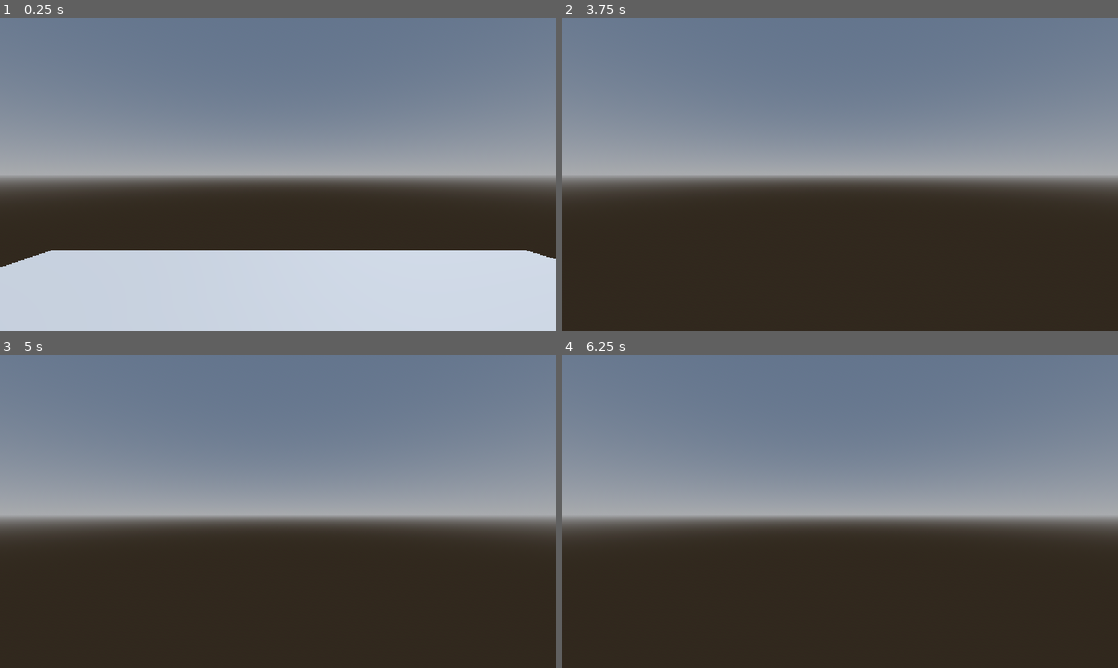
Above: before the commit, frames 1-4 (two rows, left to right).
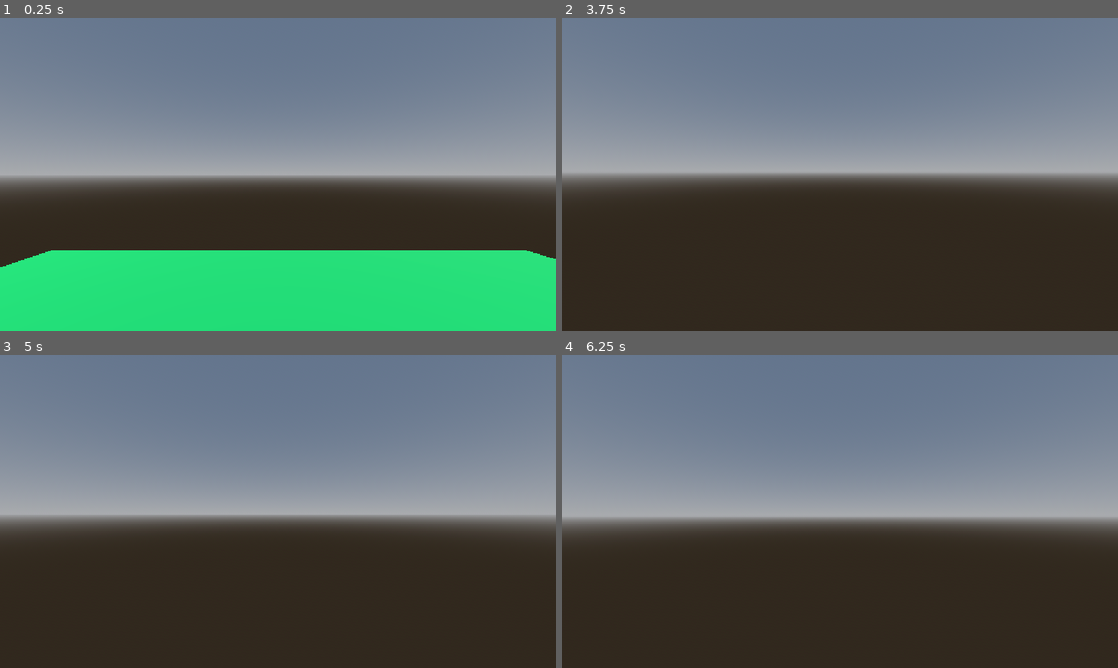
Above: after the commit, the same moments.

Repository: socialhi2/First-Person-Moba
Game: Godot game, scene res://Map/Spawn.tscn
Same seed, same stepped clock (60 frames per second), same inputs: the game is played once before the commit and once after it.
Inputs (mouse positions are in pixels of both pictures, inside the frame that each line leads up to):
- Up to frame 1 (0.25 s): no input
- Up to frame 2 (3.75 s): move the mouse to (867, 174) at 0.52 s; hold Shift (Run) 0.53-1.28 s; hold W (Forward) from 0.53 s (still down); tap Space (Jump) at 0.77, 0.8, 1.07, 1.35, 1.52, 1.82, 2.3, 2.75, 3.02, 3.32 s; move the mouse to (812, 174) at 1.27 s; tap Shift (Run) at 1.55, 2.85 s; tap Enter at 2, 3.5 s; move the mouse to (851, 168) at 2.02 s; hold Shift (Run) 2.03-2.78 s; move the mouse to (834, 180) at 2.77 s; move the mouse to (878, 177) at 3.52 s; hold Space (Jump) from 3.53 s (still down)
- Up to frame 3 (5 s): keep holding W (Forward); move the mouse to (233, 508) at 4.27 s; release Space (Jump) at 4.28 s; tap Shift (Run) at 4.35 s; tap Space (Jump) at 4.52, 4.82 s
- Up to frame 4 (6.25 s): tap Enter at 5 s; move the mouse to (845, 511) at 5.02 s; hold Shift (Run) 5.03-5.78 s; tap Space (Jump) at 5.3, 5.75, 5.85, 6.02 s; move the mouse to (817, 505) at 5.77 s; release W (Forward) at 5.78 s; hold D (Right) from 5.78 s (still down); tap Shift (Run) at 6.05 s

The runs differ from the first frame. In frame 1, 25% of the frame differs, in the area x 0-100%, y 74-100%; in frame 2, 1.4%; in frame 3, less than 0.1%; in frame 4, less than 0.1%.

Commit message:
Organizing Playermovement
Changes:
- Separated values to make default values easier to config
- Moved script files for easier management and for classes to be added in the future

Diff:
--- a/king's-avatar-first-person/Map/Spawn.tscn
+++ b/king's-avatar-first-person/Map/Spawn.tscn
@@ -14,10 +14,17 @@
 sky = SubResource("Sky_e7k74")
 glow_enabled = true
 
+[sub_resource type="StandardMaterial3D" id="StandardMaterial3D_k53q1"]
+albedo_color = Color(3.8023293e-06, 0.6071096, 0.29368517, 1)
+
 [sub_resource type="BoxMesh" id="BoxMesh_y8xgx"]
 
 [sub_resource type="ConvexPolygonShape3D" id="ConvexPolygonShape3D_8lxpv"]
 points = PackedVector3Array(0.5, 0.5, 0.5, 0.5, 0.5, -0.5, -0.5, 0.5, 0.5, 0.5, -0.5, 0.5, 0.5, -0.5, -0.5, -0.5, 0.5, -0.5, -0.5, -0.5, 0.5, -0.5, -0.5, -0.5)
+
+[sub_resource type="BoxMesh" id="BoxMesh_reab8"]
+
+[sub_resource type="BoxShape3D" id="BoxShape3D_6mt0n"]
 
 [node name="Spawn" type="Node3D" unique_id=2005068762]
 
@@ -30,6 +37,7 @@
 
 [node name="MeshInstance3D" type="MeshInstance3D" parent="." unique_id=334315282]
 transform = Transform3D(11.535565, 0, 0, 0, 1, 0, 0, 0, 10.03622, 0, 0, 0)
+material_override = SubResource("StandardMaterial3D_k53q1")
 mesh = SubResource("BoxMesh_y8xgx")
 
 [node name="StaticBody3D" type="StaticBody3D" parent="MeshInstance3D" unique_id=167639683]
@@ -37,5 +45,14 @@
 [node name="CollisionShape3D" type="CollisionShape3D" parent="MeshInstance3D/StaticBody3D" unique_id=1649034702]
 shape = SubResource("ConvexPolygonShape3D_8lxpv")
 
+[node name="MeshInstance3D2" type="MeshInstance3D" parent="MeshInstance3D" unique_id=453458972]
+transform = Transform3D(0.34628075, 0, 0, 0, 1, 0, 0, 0, 0.09963911, 0, 0.9916812, 0.2864381)
+mesh = SubResource("BoxMesh_reab8")
+
+[node name="StaticBody3D" type="StaticBody3D" parent="MeshInstance3D/MeshInstance3D2" unique_id=1320494336]
+
+[node name="CollisionShape3D" type="CollisionShape3D" parent="MeshInstance3D/MeshInstance3D2/StaticBody3D" unique_id=1995430466]
+shape = SubResource("BoxShape3D_6mt0n")
+
 [node name="Player" parent="." unique_id=466546170 instance=ExtResource("1_e7k74")]
 transform = Transform3D(1, 0, 0, 0, 1, 0, 0, 0, 1, -0.26193, 0.9343643, -0.07207093)
--- /dev/null
+++ b/king's-avatar-first-person/Player/Classes/PlayerCameraRotationData.gd
@@ -0,0 +1,8 @@
+extends Resource
+class_name PlayerCameraData
+# This is user defined sensitivity
+@export var user_sensitivity = 1
+# Mouse sensitivity is low to have finer control over user mouse rotation
+var mouse_sensitivity = 0.10
+var rotation_x: float = 0.0
+var rotation_y: float = 0.0
--- /dev/null
+++ b/king's-avatar-first-person/Player/Classes/PlayerMovementData.gd
@@ -0,0 +1,7 @@
+extends Resource
+class_name PlayerMovementData
+
+@export var default_speed: float = 2.5
+@export var speed: float = 0.0
+@export var running_speed_multiplier: float = 2
+@export var JUMP_VELOCITY: float = 4.5
--- a/king's-avatar-first-person/Player/player.gd
+++ b/king's-avatar-first-person/Player/player.gd
@@ -1,21 +1,11 @@
 extends CharacterBody3D
 
-
-const default_speed = 5.0
-const JUMP_VELOCITY = 3
-
 # Variables to use
+@export var movement_data: PlayerMovementData
+@export var camera_data: PlayerCameraData
 # @export lets you have control on the right panel
 @export var camera : Camera3D
-# This is user defined sensitivity
-@export var user_sensitivity = 0
-# Mouse sensitivity is low to have finer control over user mouse rotation
-var mouse_sensitivity = 0.10
-var rotation_x := 0
-var rotation_y := 0
 
-# Player
-var speed
 
 
 # Starts upon script running
@@ -30,32 +20,32 @@
 
 	# Handle running
 	if Input.is_action_pressed("Run") and is_on_floor():
-		speed = default_speed * 2
+		movement_data.speed = movement_data.default_speed * movement_data.running_speed_multiplier
 	else:
-		speed = default_speed
+		movement_data.speed = movement_data.default_speed
 	# Handle jump.
 	if Input.is_action_pressed("Jump") and is_on_floor():
-		velocity.y = JUMP_VELOCITY
+		velocity.y = movement_data.JUMP_VELOCITY
 
 	# Get the input direction and handle the movement/deceleration.
 	# As good practice, you should replace UI actions with custom gameplay actions.
 	var input_dir := Input.get_vector("Left", "Right", "Forward", "Backwards")
 	var direction := (transform.basis * Vector3(input_dir.x, 0, input_dir.y)).normalized()
 	if direction:
-		velocity.x = direction.x * speed
-		velocity.z = direction.z * speed
+		velocity.x = direction.x * movement_data.speed
+		velocity.z = direction.z * movement_data.speed
 	else:
-		velocity.x = move_toward(velocity.x, 0, speed)
-		velocity.z = move_toward(velocity.z, 0, speed)
+		velocity.x = move_toward(velocity.x, 0, movement_data.speed)
+		velocity.z = move_toward(velocity.z, 0, movement_data.speed)
 
 	move_and_slide()
 
 func _unhandled_input(event: InputEvent) -> void:
 	if event is InputEventMouseMotion:
-		rotation_y -= event.relative.x * (mouse_sensitivity * user_sensitivity)
-		rotation_x -= event.relative.y * (mouse_sensitivity * user_sensitivity)
+		camera_data.rotation_y -= event.relative.x * (camera_data.mouse_sensitivity * camera_data.user_sensitivity)
+		camera_data.rotation_x -= event.relative.y * (camera_data.mouse_sensitivity * camera_data.user_sensitivity)
 
-		rotation_x = clamp(rotation_x, -90, 90)
+		camera_data.rotation_x = clamp(camera_data.rotation_x, -90, 90)
 
-		rotation_degrees.y = rotation_y
-		camera.rotation_degrees.x = rotation_x
+		rotation_degrees.y = camera_data.rotation_y
+		camera.rotation_degrees.x = camera_data.rotation_x
--- a/king's-avatar-first-person/Player/player.tscn
+++ b/king's-avatar-first-person/Player/player.tscn
@@ -1,13 +1,24 @@
 [gd_scene format=3 uid="uid://c8xalr2vglo40"]
 
 [ext_resource type="Script" uid="uid://dtfpy1tv7itut" path="res://Player/player.gd" id="1_l8h54"]
+[ext_resource type="Script" uid="uid://clg4fnnicrt37" path="res://Player/Classes/PlayerMovementData.gd" id="2_btcbx"]
+[ext_resource type="Script" uid="uid://bhsp0nq0rhc6e" path="res://Player/Classes/PlayerCameraRotationData.gd" id="3_gwnis"]
+
+[sub_resource type="Resource" id="Resource_l8h54"]
+script = ExtResource("2_btcbx")
+metadata/_custom_type_script = "uid://clg4fnnicrt37"
+
+[sub_resource type="Resource" id="Resource_4ntmi"]
+script = ExtResource("3_gwnis")
+metadata/_custom_type_script = "uid://bhsp0nq0rhc6e"
 
 [sub_resource type="CapsuleShape3D" id="CapsuleShape3D_y8xgx"]
 
 [node name="Player" type="CharacterBody3D" unique_id=466546170 node_paths=PackedStringArray("camera")]
 script = ExtResource("1_l8h54")
+movement_data = SubResource("Resource_l8h54")
+camera_data = SubResource("Resource_4ntmi")
 camera = NodePath("Camera3D")
-user_sensitivity = 1
 
 [node name="Camera3D" type="Camera3D" parent="." unique_id=1554773220]
 transform = Transform3D(1, 0, 0, 0, 1, 0, 0, 0, 1, 0, 1.734895, 0)
Not shown, added: king's-avatar-first-person/Player/Classes/PlayerCameraRotationData.gd.uid
Not shown, added: king's-avatar-first-person/Player/Classes/PlayerMovementData.gd.uid
